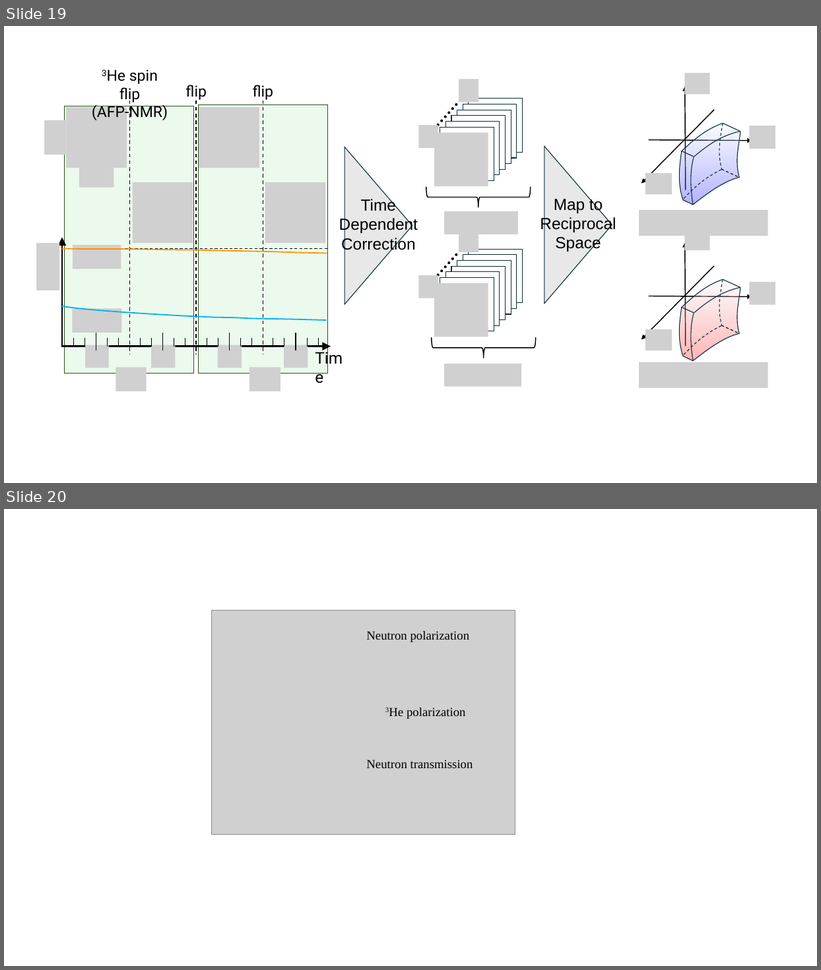
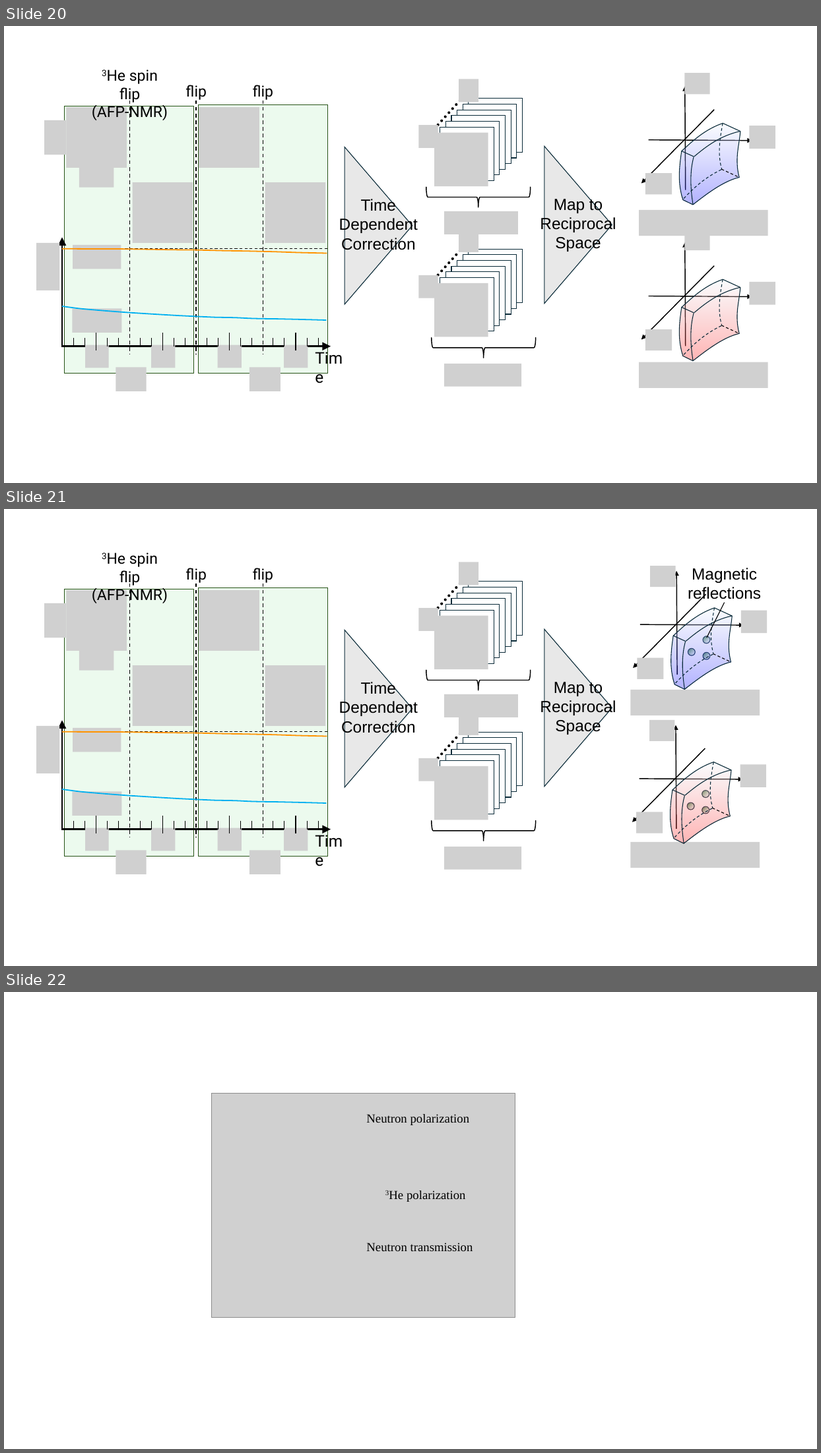
Before and after one commit to 3He-NSF/3HeNSF_2DPSD_paper, a slide deck: figure/figurelist [自動保存済み].pptx. Shown one above the other, each under a label of ours: slides 19 and 20 before the commit, slides 20, 21 and 22 after it. The pictures are 821x970 and 821x1453 pixels, drawn with LibreOffice and Linux fonts; fonts in the diff are those of the drawing; grey boxes stand for pictures. Boxes give left, top, right and bottom in pixels: in the first picture for what was removed or moved away, otherwise in the second. Text is boxed around its words. In the diff, an @@ line names an element or a change of style, - is before the commit and + after.

```diff
--- a/figure/figurelist [自動保存済み].pptx
+++ b/figure/figurelist [自動保存済み].pptx
@@ slide 21 added at (4, 509, 817, 966), background #FFFFFF @@
@@ group added at (36, 553, 767, 875): 31 pictures, 29 lines, 14 rectangles, 14 freeform shapes, 8 arrows, 7 texts, 6 ellipses, 2 right braces, 2 right arrows @@
+Time Dependent Correction
+Map to
+Reciprocal
+Space
+3He spin flip
+(AFP-NMR)
+Time
+flip
+flip
+Magnetic reflections
@@ what was slide 19 is now slide 20 @@
@@ what was slide 20 is now slide 22 @@
```
Also in this commit, not shown: 4 slides changed, 6 other slides added, 14 other files.
